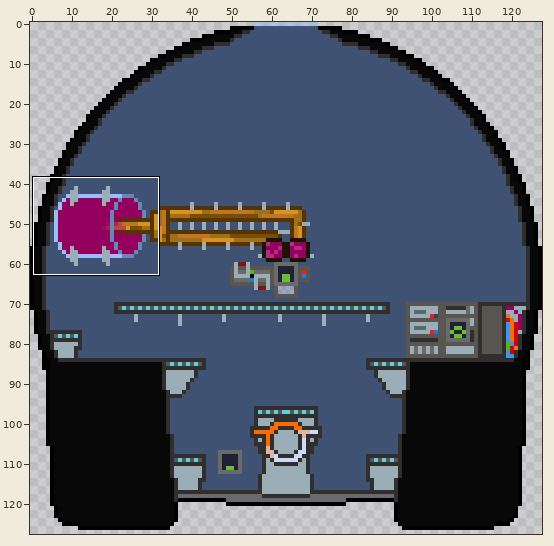
One commit to this sprite sheet: ressources/Ship_anim/ship_body_int/ship_int1.png. Above, an overview of the earlier version with the close-up marked.
Close-up. Before the edit:
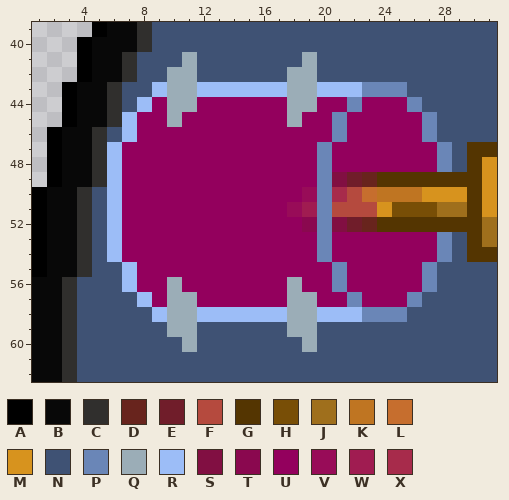
The file is 128x128 pixels. Shown: x 1..31, y 39..62.
Palette (. is transparent): A #000000  B #080808  C #302f2d  D #68241d  E #701d2a  F #b54a3e  G #543501  H #784e06  J #9f6f1c  K #bf7522  L #c66e2e  M #d7931e  N #3f5274  P #6a86b7  Q #9badb7  R #9cbdf7  S #810f42  T #8a084f  U #93005d  V #980c58  W #a01c51  X #a72b4b
Pixels before, first column x 1:
39 ....ABBCNNNNNNNNNNNNNNNNNNNNNNN
40 ...ABBBCNNNNNNNNNNNNNNNNNNNNNNN
41 ...ABBCNNNQNNNNNNNQNNNNNNNNNNNN
42 ...ABBCNNQQNNNNNNQQNNNNNNNNNNNN
43 ..ABBCNNRQQRRRRRRQQRRRPPPNNNNNN
44 ..ABBCNRUQQUUUUUUQQUUPUUUPNNNNN
45 ..ABBCRUUQUUUUUUUQUUPUUUUUPNNNN
46 .ABBCNRUUUUUUUUUUUUUPUUUUUPNNNN
47 .ABBCRUUUUUUUUUUUUUPUUUUUUUPNGG
48 .ABBCRUUUUUUUUUUUUUPUUUUUUUPNGM
49 .ABBCRUUUUUUUUUUUUUPSEDGGGGGGGM
50 ABBCNRUUUUUUUUUUUUVPXFLKKKMMMGM
51 ABBCNRUUUUUUUUUUUVWPFFFMHHHJJGM
52 ABBCNRUUUUUUUUUUUUTPSEDGGGGGGGJ
53 ABBCNRUUUUUUUUUUUUUPUUUUUUUPNGJ
54 ABBCNRUUUUUUUUUUUUUPUUUUUUUPNGG
55 ABBCNNRUUUUUUUUUUUUUPUUUUUPNNNN
56 BBCNNNRUUQUUUUUUUQUUPUUUUUPNNNN
57 BBCNNNNRUQQUUUUUUQQUUPUUUPNNNNN
58 BBCNNNNNRQQRRRRRRQQRRRPPPNNNNNN
59 BBCNNNNNNQQNNNNNNQQNNNNNNNNNNNN
60 BBCNNNNNNNQNNNNNNNQNNNNNNNNNNNN
61 BBCNNNNNNNNNNNNNNNNNNNNNNNNNNNN
62 BBCNNNNNNNNNNNNNNNNNNNNNNNNNNNN
Once edited:
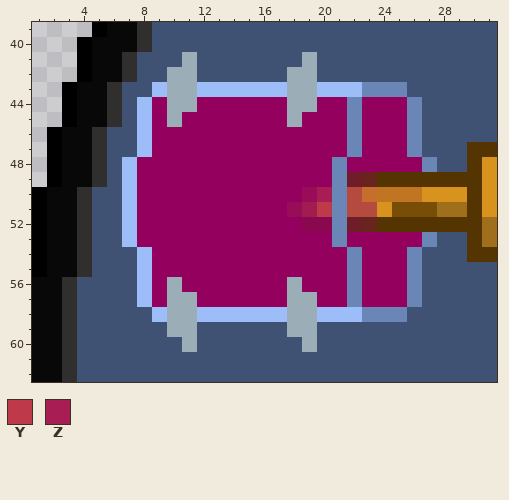
Colours new in this view: Y #be3949  Z #a81d53
From old to new:
y 45..46: x 7..8 RU -> NR; x 21..22 PU -> UP; x 26..27 UP -> PN
y 47: x 6..8 RUU -> NNR; x 20 P -> U; x 22 U -> P; x 26..28 UUP -> PNN
y 48: x 6..7 RU -> NR; x 20..21 PU -> UP; x 27..28 UP -> PN
y 49: x 6..7 RU -> NR; x 20..21 PS -> UP
y 50: x 6..7 RU -> NR; x 20..21 PX -> ZP
y 51: x 6..7 RU -> NR; x 20..21 PF -> YP
y 52: x 6..7 RU -> NR; x 20..21 PS -> TP
y 53: x 6..7 RU -> NR; x 20..21 PU -> UP; x 27..28 UP -> PN
y 54: x 6..8 RUU -> NNR; x 20 P -> U; x 22 U -> P; x 26..28 UUP -> PNN
y 55..56: x 7..8 RU -> NR; x 21..22 PU -> UP; x 26..27 UP -> PN
Pixel boxes of the changes (left, top, right, bottom) in both close-ups:
changed: (107, 112, 152, 292)
changed: (317, 112, 452, 292)
